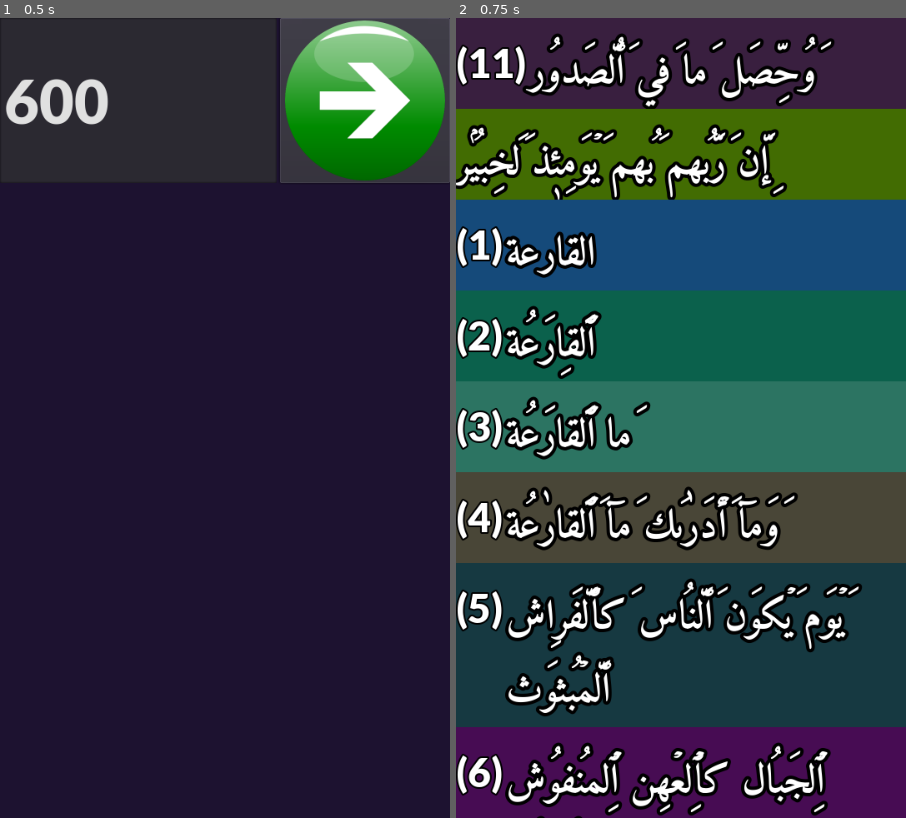
Above: before the commit, frames 1-2 (left to right).
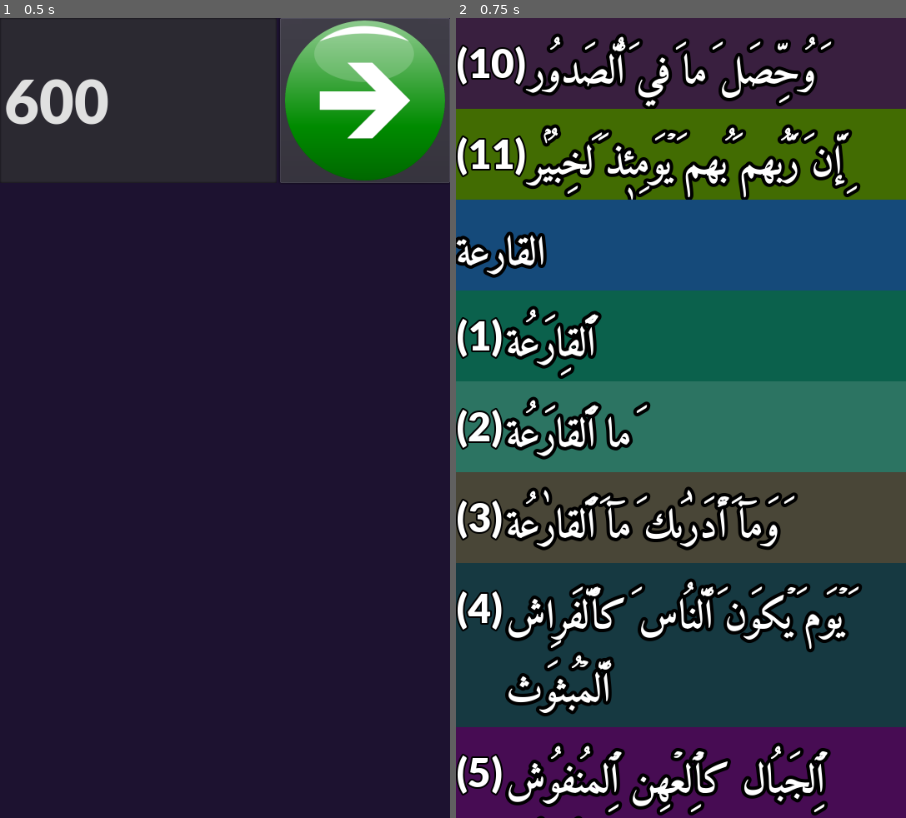
Above: after the commit, the same moments.

Repository: nightblade9/read-quran
Game: Godot game, scene res://scenes/HomeScreen.tscn
Same seed, same stepped clock (60 frames per second), same inputs: the game is played once before the commit and once after it.
Inputs (mouse positions are in pixels of both pictures, inside the frame that each line leads up to):
- Up to frame 1 (0.5 s): no input
- Up to frame 2 (0.75 s): click (820, 98) at 0.5 s

Frame 1 is identical in both runs. In frame 2, 6.2% of the frame differs, in the area x 0-90%, y 3-97%.

Commit message:
Fix issue with basmallah / hidden first ayah. Refactoring for the win; use AyahHbox instead of template. Bug was probably line 56 (end of _create_ayah) where we assign Arabic to template, not hbox.

Diff:
--- a/source/scenes/ShowQuranScene.gd
+++ b/source/scenes/ShowQuranScene.gd
@@ -1,10 +1,10 @@
 extends Control
 
 const ALabel = preload("res://addons/arabic-text/ALabel.gd")
+const AyahHbox = preload("res://scenes/AyahHbox.tscn")
 
 const _PAGES_DATA = "res://data/pages.json"
 const _SURAH_DATA = "res://data/surahs.json"
-onready var _template = $Template
 onready var _ayaat_container = $ScrollContainer/VBoxContainer
 
 var _page:Array = [] # Page data, list of ayaat
@@ -12,9 +12,6 @@
 
 func _ready():
 	_parse_surah_names()
-
-	remove_child(_template)
-	_template.visible = false
 
 	for ayah in _page:
 		var ayah_number = ayah["ayah_number"]
@@ -27,10 +24,6 @@
 
 		var hbox = _create_entry(ayah_number, ayah["arabic"])
 		_ayaat_container.add_child(hbox)
-		#break # uncommment this to see jankiness
-
-	_template.queue_free()
-	_ayaat_container.remove_child(_ayaat_container.get_child(0))
 
 # Called before ready
 func setup_surah(surah_number:int) -> void:
@@ -51,7 +44,7 @@
 	_page = json_data[page_number]
 
 func _create_entry(ayah_number:int, arabic_text:String) -> HBoxContainer:
-	var hbox = _template.duplicate()
+	var hbox = AyahHbox.instance()
 	hbox.visible = true
 
 	var number_label =  hbox.get_node("TemplateHBox/NumberLabel")
@@ -60,7 +53,7 @@
 	else:
 		number_label.queue_free() # surah heading
 
-	var arabic_label = _template.get_node("TemplateHBox/ArabicLabel")
+	var arabic_label = hbox.get_node("TemplateHBox/ArabicLabel")
 	arabic_label.arabic_input = arabic_text
 
 	print("box %s: %s" % [ayah_number, arabic_text])
--- a/source/scenes/ShowQuranScene.tscn
+++ b/source/scenes/ShowQuranScene.tscn
@@ -1,6 +1,5 @@
-[gd_scene load_steps=3 format=2]
+[gd_scene load_steps=2 format=2]
 
-[ext_resource path="res://scenes/AyahHbox.tscn" type="PackedScene" id=1]
 [ext_resource path="res://scenes/ShowQuranScene.gd" type="Script" id=3]
 
 [node name="Control" type="Control"]
@@ -28,5 +27,3 @@
 __meta__ = {
 "_edit_use_anchors_": false
 }
-
-[node name="Template" parent="." instance=ExtResource( 1 )]
